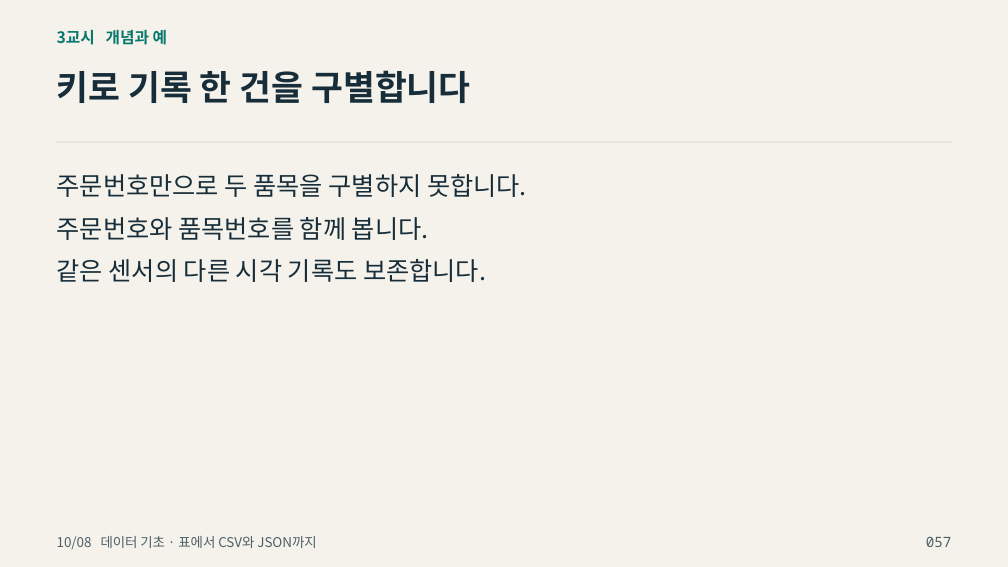
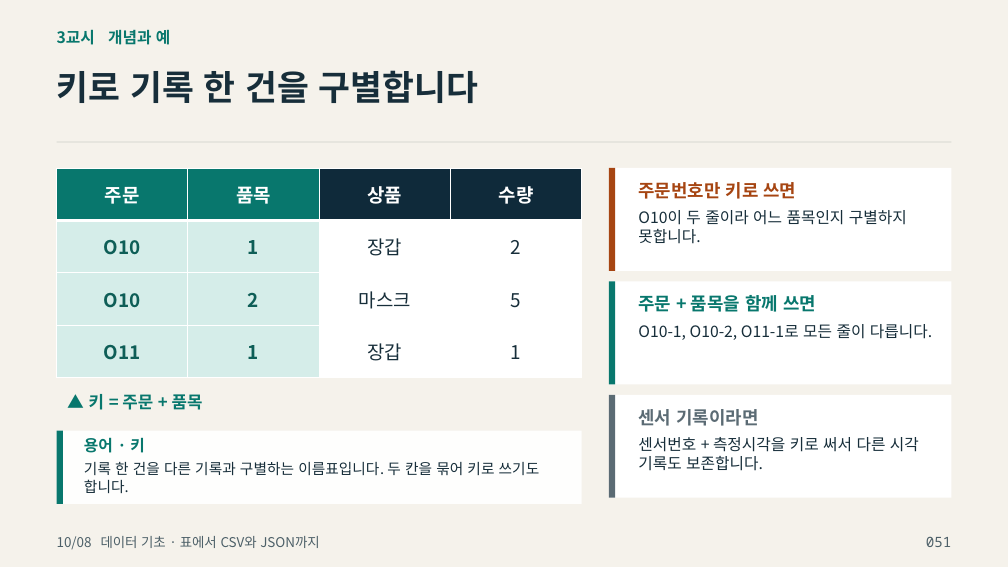
Before and after one commit to zeusk302-png/kdigital-physical-ai, a slide deck: slide 51 of downloads/2026-10-08/readable-slides.pptx (slide 57 before the commit). Drawn at 1008x567 pixels with LibreOffice and Linux fonts; fonts in the diff are those of the drawing; background and template pictures are left out. Boxes give left, top, right and bottom in pixels: in the first picture for what was removed or moved away, otherwise in the second. Text is boxed around its words. In the diff, an @@ line names an element or a change of style, - is before the commit and + after.

```diff
--- a/downloads/2026-10-08/readable-slides.pptx
+++ b/downloads/2026-10-08/readable-slides.pptx
@@ text removed at [57,174,527,197] @@
-주문번호만으로 두 품목을 구별하지 못합니다.
@@ table added at [57,168,583,378], 4 rows, 4 columns @@
+주문 | 품목 | 상품 | 수량
+O10 | 1 | 장갑 | 2
+O10 | 2 | 마스크 | 5
+O11 | 1 | 장갑 | 1
@@ rectangle added at [609,168,952,271], fill #FFFFFF @@
@@ rectangle added at [609,168,616,271], fill #A64512 @@
@@ text added at [638,182,797,199], 17 pt, text #A64512, bold @@
+주문번호만 키로 쓰면
@@ text removed at [57,217,429,240] @@
-주문번호와 품목번호를 함께 봅니다.
@@ text added at [638,210,907,244], 15 pt, text #172E3A @@
+O10이 두 줄이라 어느 품목인지 구별하지 못합니다.
@@ rectangle added at [609,281,952,384], fill #FFFFFF @@
@@ rectangle added at [609,281,616,384], fill #08776D @@
@@ text added at [638,295,816,312], 17 pt, text #08776D, bold @@
+주문 + 품목을 함께 쓰면
@@ text added at [638,324,932,340], 15 pt, text #172E3A @@
+O10-1, O10-2, O11-1로 모든 줄이 다릅니다.
@@ text added at [89,394,203,410], 16 pt, text #08776D, bold @@
+▲ 키 = 주문 + 품목
@@ rectangle added at [609,395,952,498], fill #FFFFFF @@
@@ rectangle added at [609,395,616,498], fill #5B6B74 @@
@@ text added at [638,409,758,426], 17 pt, text #5B6B74, bold @@
+센서 기록이라면
@@ rectangle added at [57,430,582,504], fill #FFFFFF at 94% opacity @@
@@ rectangle added at [57,430,63,504], fill #08776D @@
@@ text added at [84,437,144,453], 15 pt, text #08776D, bold @@
+용어 · 키
@@ text at [638,437,919,471]: text changed; size 24 to 15 pt @@
-같은 센서의 다른 시각 기록도 보존합니다.
+센서번호 + 측정시각을 키로 써서 다른 시각 기록도 보존합니다.
@@ text added at [84,462,540,493], 14 pt, text #172E3A @@
+기록 한 건을 다른 기록과 구별하는 이름표입니다. 두 칸을 묶어 키로 쓰기도 합니다.
@@ text at [926,537,951,547]: text changed @@
-057
+051
```
Also in this commit, not shown: 83 other slides changed, 33 slides added, 23 slides removed, 11 other files.
